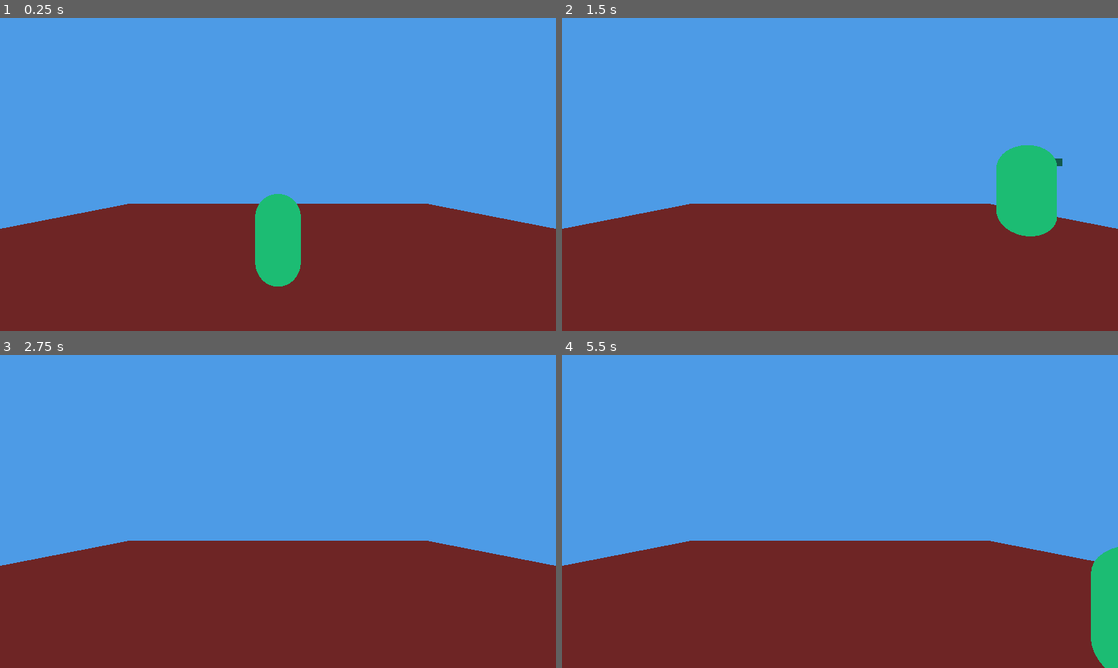
Above: before the commit, frames 1-4 (two rows, left to right).
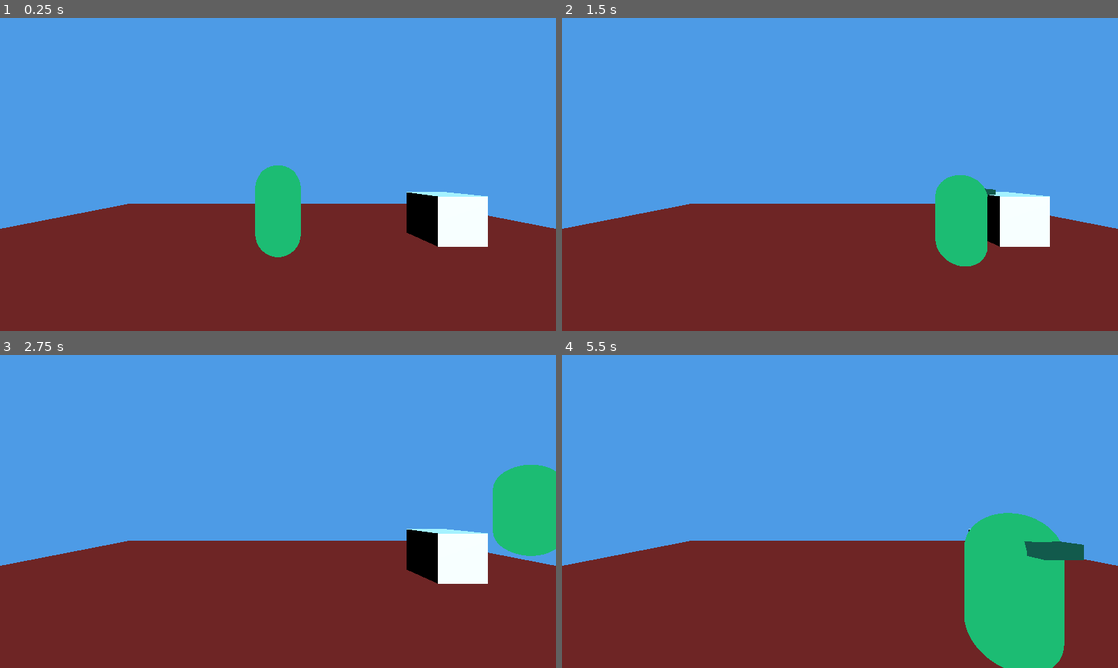
Above: after the commit, the same moments.

Repository: mcthaydt/cabaret-template
Game: Godot game, scene res://templates/base_scene_template.tscn
The game is run twice, just before and just after one commit, with the same random seed, the same clock (stepped at 60 frames per second) and the same inputs.
Inputs (mouse positions are in pixels of both pictures, inside the frame that each line leads up to):
- Up to frame 1 (0.25 s): no input
- Up to frame 2 (1.5 s): tap Enter at 0.5 s; move the mouse to (962, 158) at 0.52 s; hold D (move_right) 0.53-1.25 s; hold Shift 0.53-1.25 s; click (962, 158) at 0.67 s; tap Space (jump) at 0.77 s; drag from (728, 190) to (812, 237) at 1.27 s
- Up to frame 3 (2.75 s): tap Space (jump) at 2 s; move the mouse to (333, 442) at 2.02 s; hold D (move_right) from 2.03 s (still down); tap Ctrl at 2.1 s
- Up to frame 4 (5.5 s): release D (move_right) at 2.75 s; drag from (812, 574) to (673, 464) at 2.77 s; tap Enter at 3.5 s; move the mouse to (1006, 558) at 3.52 s; hold A (move_left) 3.53-4.25 s; tap Alt at 3.6 s; tap Space (jump) at 3.77 s; drag from (673, 464) to (756, 433) at 4.27 s; move the mouse to (867, 511) at 5.02 s; hold S (move_backward) from 5.03 s (still down); hold Shift from 5.03 s (still down); click (867, 511) at 5.17 s

The runs differ from the first frame. In frame 1, 3.9% of the frame differs, in the area x 45-88%, y 47-86%; in frame 2, 6.0%; in frame 3, 5.4%; in frame 4, 9.9%, in the area x 72-100%, y 50-100%.

Commit message:
scene updates

Diff:
--- a/scripts/ecs/systems/jump_system.gd
+++ b/scripts/ecs/systems/jump_system.gd
@@ -5,7 +5,7 @@
 const JUMP_TYPE := StringName("JumpComponent")
 const FLOATING_TYPE := StringName("FloatingComponent")
 
-func process_tick(delta: float) -> void:
+func process_tick(_delta: float) -> void:
     var now: float = Time.get_ticks_msec() / 1000.0
     var floating_by_body: Dictionary = {}
 
--- a/templates/base_scene_template.tscn
+++ b/templates/base_scene_template.tscn
@@ -6,6 +6,7 @@
 [ext_resource type="Script" uid="uid://fvqn2nboense" path="res://scripts/ecs/systems/movement_system.gd" id="4_vry44"]
 [ext_resource type="Script" uid="uid://bmddfncreu8d0" path="res://scripts/ecs/systems/rotate_to_input_system.gd" id="5_r0a6q"]
 [ext_resource type="Script" uid="uid://hdq1lxp4htnw" path="res://scripts/ecs/ecs_manager.gd" id="6_0e7m3"]
+[ext_resource type="Script" uid="uid://dausi45e3hfbi" path="res://scripts/ecs/systems/floating_system.gd" id="6_tnjgn"]
 [ext_resource type="PackedScene" uid="uid://cyu3l6we2jq23" path="res://templates/player_template.tscn" id="7_4wxy1"]
 
 [sub_resource type="StandardMaterial3D" id="StandardMaterial3D_q3o1v"]
@@ -28,6 +29,10 @@
 material_override = SubResource("StandardMaterial3D_q3o1v")
 use_collision = true
 size = Vector3(25, 1, 25)
+
+[node name="CSGBox3D" type="CSGBox3D" parent="SceneObjects"]
+transform = Transform3D(1, 0, 0, 0, 1, 0, 0, 0, 1, 3.6780934, 0, 0)
+use_collision = true
 
 [node name="Enviroment" type="Node" parent="."]
 
@@ -59,6 +64,9 @@
 
 [node name="Camera_System" type="Node" parent="Systems"]
 
+[node name="Floating_System" type="Node" parent="Systems"]
+script = ExtResource("6_tnjgn")
+
 [node name="Managers" type="Node" parent="."]
 
 [node name="ECS_Manager" type="Node" parent="Managers"]
@@ -75,6 +83,7 @@
 [node name="SpawnPoints" type="Node3D" parent="."]
 
 [node name="PlayerSpawn" type="Node3D" parent="SpawnPoints"]
+transform = Transform3D(1, 0, 0, 0, 1, 0, 0, 0, 1, 0, 1.3755507, 0)
 
 [node name="Player" parent="SpawnPoints/PlayerSpawn" instance=ExtResource("7_4wxy1")]
 
--- a/templates/player_template.tscn
+++ b/templates/player_template.tscn
@@ -1,9 +1,10 @@
-[gd_scene load_steps=10 format=3 uid="uid://cyu3l6we2jq23"]
+[gd_scene load_steps=11 format=3 uid="uid://cyu3l6we2jq23"]
 
 [ext_resource type="Script" uid="uid://cstnlbygcta3i" path="res://scripts/ecs/components/movement_component.gd" id="1_6m9bm"]
 [ext_resource type="Script" uid="uid://b833lsf5jex23" path="res://scripts/ecs/components/jump_component.gd" id="2_h3hux"]
 [ext_resource type="Script" uid="uid://bs12uwba3rh6o" path="res://scripts/ecs/components/input_component.gd" id="3_2fo1m"]
 [ext_resource type="Script" uid="uid://db7wk78767ida" path="res://scripts/ecs/components/rotate_to_input_component.gd" id="4_4etni"]
+[ext_resource type="Script" uid="uid://dbnpg30arx0vt" path="res://scripts/ecs/components/floating_component.gd" id="5_f1jtd"]
 
 [sub_resource type="CapsuleMesh" id="CapsuleMesh_6mvan"]
 
@@ -39,6 +40,27 @@
 [node name="CollisionShape3D" type="CollisionShape3D" parent="Player_Body"]
 shape = SubResource("CapsuleShape3D_16kfq")
 
+[node name="HoverRays" type="Node3D" parent="Player_Body"]
+
+[node name="Center" type="RayCast3D" parent="Player_Body/HoverRays"]
+target_position = Vector3(0, -2, 0)
+
+[node name="Forward" type="RayCast3D" parent="Player_Body/HoverRays"]
+transform = Transform3D(1, 0, 0, 0, 1, 0, 0, 0, 1, 0, 0, 0.35)
+target_position = Vector3(0, -2, 0)
+
+[node name="Back" type="RayCast3D" parent="Player_Body/HoverRays"]
+transform = Transform3D(1, 0, 0, 0, 1, 0, 0, 0, 1, 0, 0, -0.35)
+target_position = Vector3(0, -2, 0)
+
+[node name="Left" type="RayCast3D" parent="Player_Body/HoverRays"]
+transform = Transform3D(1, 0, 0, 0, 1, 0, 0, 0, 1, -0.35, 0, 0)
+target_position = Vector3(0, -2, 0)
+
+[node name="Right" type="RayCast3D" parent="Player_Body/HoverRays"]
+transform = Transform3D(1, 0, 0, 0, 1, 0, 0, 0, 1, 0.35, 0, 0)
+target_position = Vector3(0, -2, 0)
+
 [node name="Components" type="Node" parent="."]
 
 [node name="MovementComponent" type="Node" parent="Components"]
@@ -58,3 +80,8 @@
 script = ExtResource("4_4etni")
 target_node_path = NodePath("../../Player_Body")
 input_component_path = NodePath("../InputComponent")
+
+[node name="FloatingComponent" type="Node" parent="Components"]
+script = ExtResource("5_f1jtd")
+character_body_path = NodePath("../../Player_Body")
+raycast_root_path = NodePath("../../Player_Body/HoverRays")
Not shown, added: scripts/ecs/components/floating_component.gd.uid
Not shown, added: scripts/ecs/systems/floating_system.gd.uid
Not shown: 1 places in templates/base_scene_template.tscn that only renumber resources
Not shown, added: tests/unit/ecs/components/test_floating_component.gd.uid
Not shown, added: tests/unit/ecs/systems/test_floating_system.gd.uid
